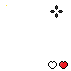
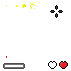
Before/after of a 71 × 71 layered artwork. What changed in the layer stack:
added layer "Layer 3" above "Layer 2 copy 2" over (x1=3, y1=63, x2=25, y2=69)
added layer "Layer 2 copy 2" above "Layer 2 copy" over (x1=30, y1=2, x2=35, y2=9)
added layer "Layer 2 copy" above "Layer 2" over (x1=22, y1=4, x2=26, y2=8)
